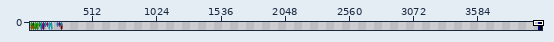
One commit to this sprite sheet: images/tiles.png. The first picture is a wide view before the edit; the outline marks the close-up.
Close-up. Before:
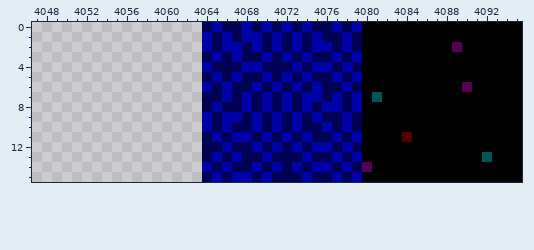
The file is 4096x16 pixels. Shown: x 4047..4095, y 0..15. The wide view leaves out empty margins.
After:
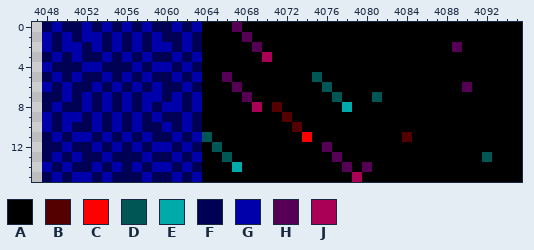
Palette (. is transparent): A #000000  B #550000  C #ff0000  D #005555  E #00aaaa  F #000055  G #0000aa  H #550055  J #aa0055
The edit:
@@ x 4047..4095 @@
- 0 .................FGFFGFGFGFGFFGFGAAAAAAAAAAAAAAAA
- 1 .................GFGFGGFGFGFGFFGFAAAAAAAAAAAAAAAA
- 2 .................GFGGFGFGFGFGGFGFAAAAAAAAAHAAAAAA
- 3 .................FGFGFFGFGFGFFGFGAAAAAAAAAAAAAAAA
- 4 .................GFFFGGFFFGFGGFGFAAAAAAAAAAAAAAAA
- 5 .................FGFGFFGFGFGFFGFGAAAAAAAAAAAAAAAA
- 6 .................GFGFFGFGFGFGFFGFAAAAAAAAAAHAAAAA
- 7 .................FFGFGFGFGFGGFGFGADAAAAAAAAAAAAAA
- 8 .................FGFFGFGFGFGFGGFGAAAAAAAAAAAAAAAA
- 9 .................GFGGFGFGFGFGFFGFAAAAAAAAAAAAAAAA
-10 .................GFGFFGFGFGFFGFGFAAAAAAAAAAAAAAAA
-11 .................FGFGGFGFGFGFFGFGAAAABAAAAAAAAAAA
-12 .................FFGFFGFGFGFGGFGFAAAAAAAAAAAAAAAA
-13 .................FGFGFFGFFFGFFGFGAAAAAAAAAAAADAAA
-14 .................GFGFFGFGFGFGGFGFHAAAAAAAAAAAAAAA
-15 .................FGFGGFGFFFGFFGFGAAAAAAAAAAAAAAAA
+ 0 .FGFFGFGFGFGFFGFGAAAHAAAAAAAAAAAAAAAAAAAAAAAAAAAA
+ 1 .GFGFGGFGFGFGFFGFAAAAHAAAAAAAAAAAAAAAAAAAAAAAAAAA
+ 2 .GFGGFGFGFGFGGFGFAAAAAHAAAAAAAAAAAAAAAAAAAHAAAAAA
+ 3 .FGFGFFGFGFGFFGFGAAAAAAJAAAAAAAAAAAAAAAAAAAAAAAAA
+ 4 .GFFFGGFFFGFGGFGFAAAAAAAAAAAAAAAAAAAAAAAAAAAAAAAA
+ 5 .FGFGFFGFGFGFFGFGAAHAAAAAAAADAAAAAAAAAAAAAAAAAAAA
+ 6 .GFGFFGFGFGFGFFGFAAAHAAAAAAAADAAAAAAAAAAAAAHAAAAA
+ 7 .FFGFGFGFGFGGFGFGAAAAHAAAAAAAADAAADAAAAAAAAAAAAAA
+ 8 .FGFFGFGFGFGFGGFGAAAAAJABAAAAAAEAAAAAAAAAAAAAAAAA
+ 9 .GFGGFGFGFGFGFFGFAAAAAAAABAAAAAAAAAAAAAAAAAAAAAAA
+10 .GFGFFGFGFGFFGFGFAAAAAAAAABAAAAAAAAAAAAAAAAAAAAAA
+11 .FGFGGFGFGFGFFGFGDAAAAAAAAACAAAAAAAAABAAAAAAAAAAA
+12 .FFGFFGFGFGFGGFGFADAAAAAAAAAAHAAAAAAAAAAAAAAAAAAA
+13 .FGFGFFGFFFGFFGFGAADAAAAAAAAAAHAAAAAAAAAAAAAADAAA
+14 .GFGFFGFGFGFGGFGFAAAEAAAAAAAAAAHAHAAAAAAAAAAAAAAA
+15 .FGFGGFGFFFGFFGFGAAAAAAAAAAAAAAAJAAAAAAAAAAAAAAAA
Where, in picture pixels (left, top, right, bottom), the same in both close-ups:
changed: (42, 22, 362, 182)
